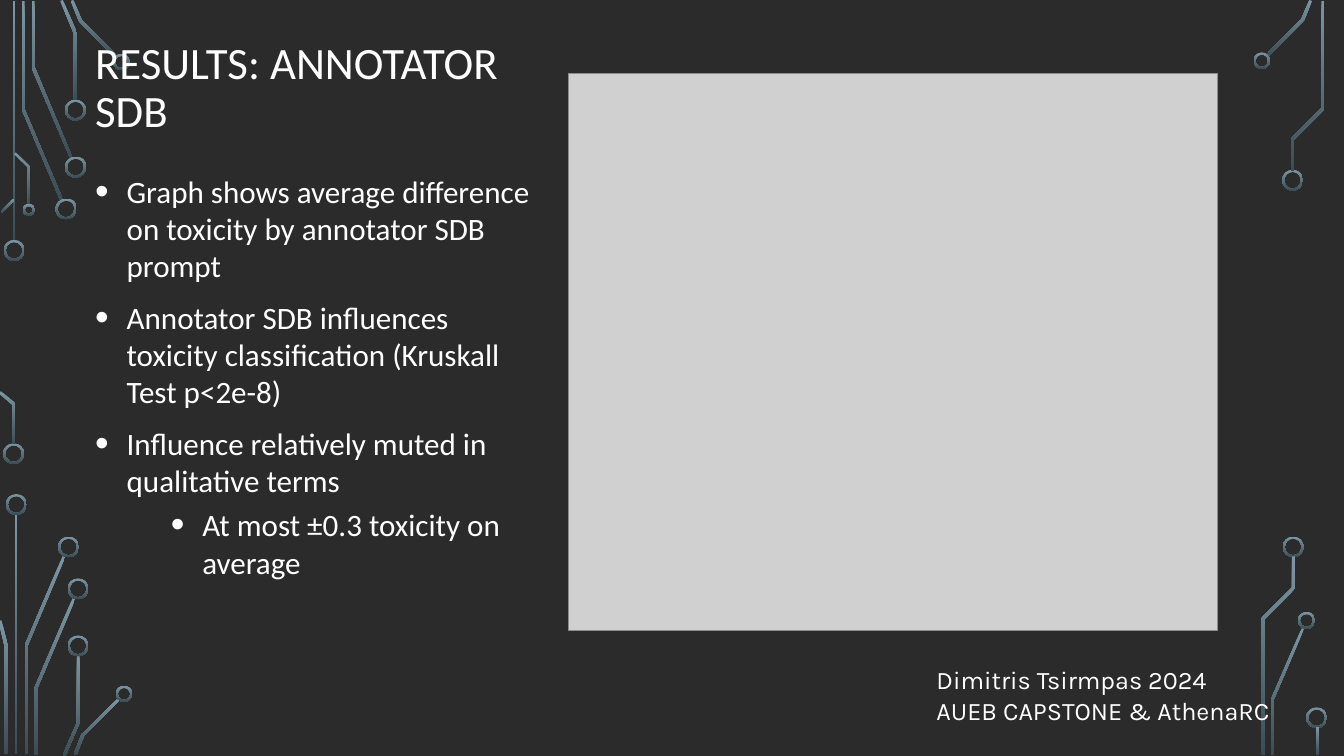
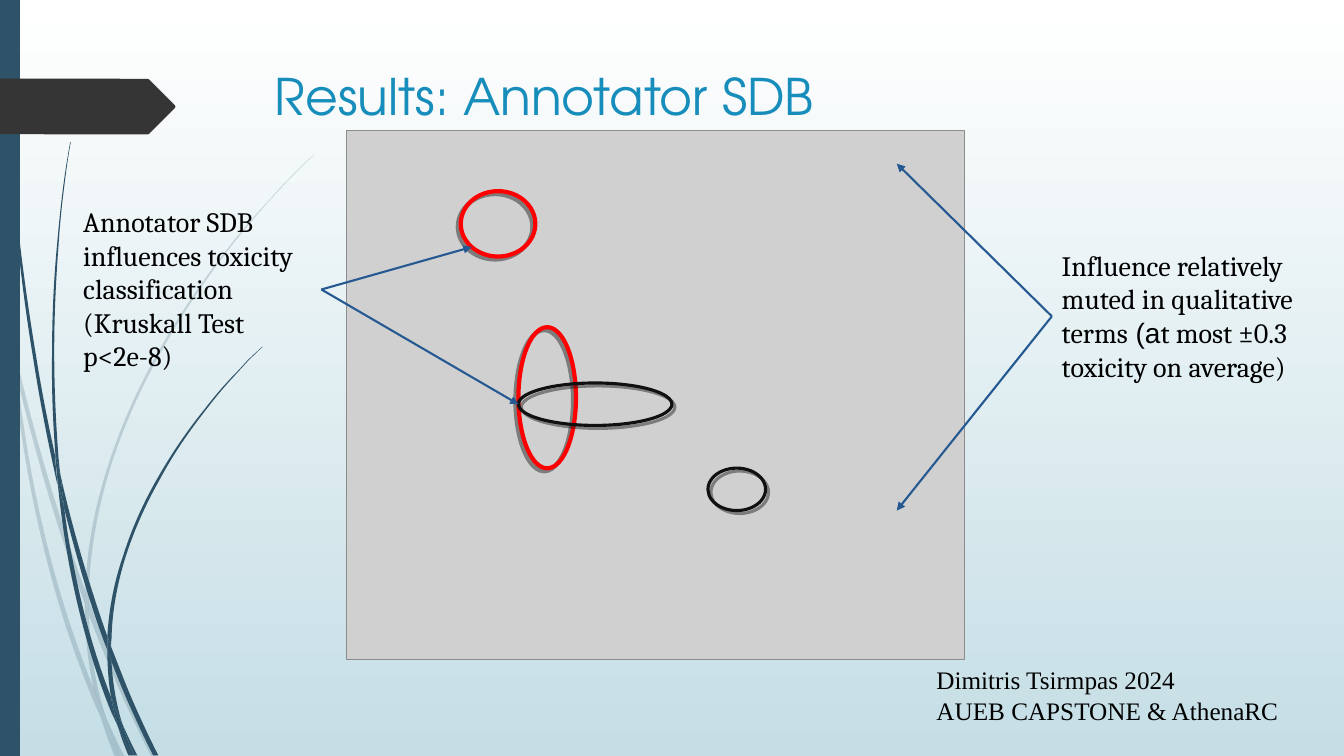
Before and after one commit to dimits-ts/llm_moderation_research, a slide deck: slide 8 of presentations/moderation_game_preliminary.odp. Drawn at 1344x756 pixels with LibreOffice and Linux fonts; fonts in the diff are those of the drawing; grey boxes stand for pictures; background and template pictures are left out; a plain dark background stands for a picture behind light text. Boxes give left, top, right and bottom in pixels: in the first picture for what was removed or moved away, otherwise in the second. Text is boxed around its words. In the diff, an @@ line names an element or a change of style, - is before the commit and + after.

Commit message:
Update results slides

```diff
--- a/presentations/moderation_game_preliminary.odp
+++ b/presentations/moderation_game_preliminary.odp
@@ background picture (left out) to gradient #FFFFFF to #C5DEE5 @@
@@ freeform shape added at [0,0,20,756], fill #2E5369 @@
@@ fill gradient #7C96A3 to #3B4C54 to #2E5369 at 20% opacity in 5 elements at [89,601,156,756], [85,604,106,717], [9,325,18,379], [85,591,89,615], [2,25,14,348] @@
@@ freeform shape: place and size @@
-freeform shape at [13,1,16,242]
+freeform shape at [2,25,14,348]
@@ title "Results: Annotator SDB" at [275,77,814,139]: vertical alignment bottom to top @@
@@ freeform shape added at [0,79,175,134], fill #353535 @@
@@ title at [275,77,814,139]: text changed; size 32 to 36 pt; font Calibri to TeX Gyre Adventor; text colour #FFFFFF to #178DBB @@
-RESULTS: ANNOTATOR SDB
+Results: Annotator SDB
@@ picture: place and size @@
-picture at [569,74,1218,630]
+picture at [347,130,965,659]
@@ arrow added from (1053, 317) to (897, 163), #265991 1.5 pt @@
@@ text removed at [127,181,529,580] @@
-• Graph shows average difference on toxicity by annotator SDB prompt
-• Annotator SDB influences toxicity classification (Kruskall Test p<2e-8)
-• Influence relatively muted in qualitative terms
-  • At most ±0.3 toxicity on average
@@ freeform shape added at [461,192,535,257], outline #FF0000 3 pt @@
@@ text added at [83,213,293,372], 20 pt, text #000000 @@
+Annotator SDB influences toxicity classification (Kruskall Test p<2e-8)
@@ arrow added from (322, 289) to (472, 247), #265991 1.5 pt @@
@@ text added at [1062,256,1292,383], 20 pt, text #000000 @@
+Influence relatively muted in qualitative terms (at most ±0.3 toxicity on average)
@@ arrow added from (322, 289) to (518, 404), #265991 1.5 pt @@
@@ freeform shape: place and size @@
-freeform shape at [0,391,15,445]
+freeform shape at [9,325,18,379]
@@ freeform shape added at [518,328,576,469], outline #FF0000 3 pt @@
@@ arrow added from (1053, 317) to (897, 511), #265991 1.5 pt @@
@@ freeform shape added at [518,383,671,425], outline #101010 2.24 pt @@
@@ freeform shape added at [708,468,765,510], outline #101010 2.24 pt @@
@@ freeform shape: place and size @@
-freeform shape at [15,514,18,755]
+freeform shape at [57,481,118,728]
@@ freeform shape: place and size @@
-freeform shape at [68,579,89,600]
+freeform shape at [85,591,89,615]
@@ freeform shape: place and size @@
-freeform shape at [63,655,80,756]
+freeform shape at [85,604,106,717]
@@ freeform shape: place and size @@
-freeform shape at [34,598,76,755]
+freeform shape at [89,601,156,756]
@@ freeform shape: place and size @@
-freeform shape at [68,635,89,656]
+freeform shape at [107,636,111,661]
@@ group added at [3,0,262,756]: 8 freeform shapes @@
@@ group added at [0,154,315,756]: 7 freeform shapes @@
@@ text "Dimitris Tsirmpas 2024" at [936,672,1278,721]: font Karla to Times New Roman, text colour #FFFFFF to #000000 @@
@@ freeform shape: place and size @@
-freeform shape at [74,698,120,755]
+freeform shape at [111,697,134,755]
@@ fill gradient #7C96A3 to #3B4C54 to #2E5369 in 4 elements at [111,697,134,755], [107,636,111,661], [57,481,118,728], [123,725,138,756] @@
@@ freeform shape: place and size @@
-freeform shape at [116,686,133,702]
+freeform shape at [123,725,138,756]
@@ group removed at [0,0,1328,755]: 27 freeform shapes @@
```
Also in this commit, not shown: 10 other slides changed, 1 slide added, 2 slides removed.
